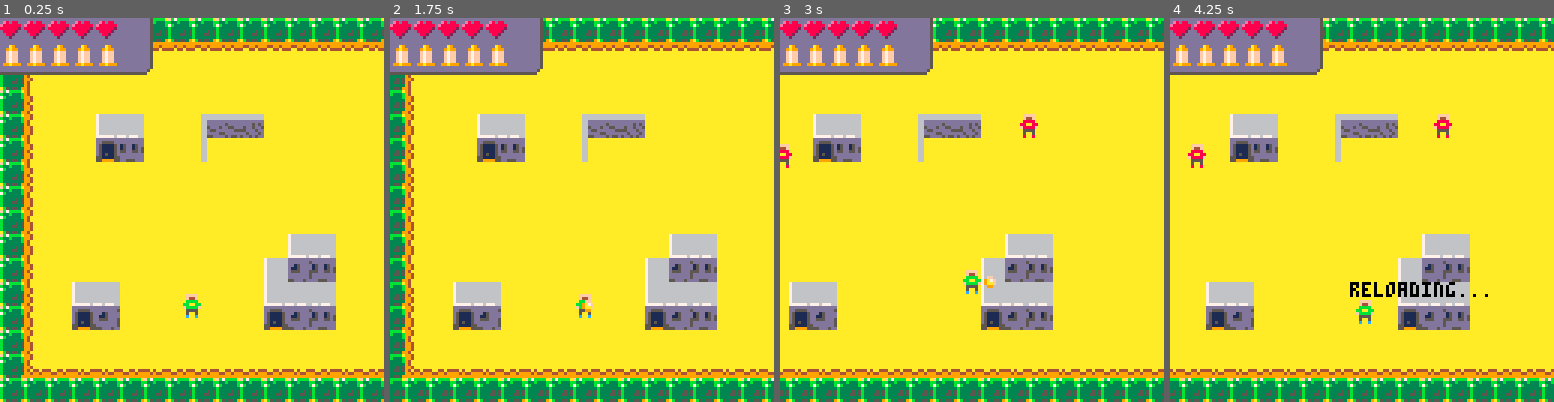
Above: before the commit, frames 1-4 (left to right).
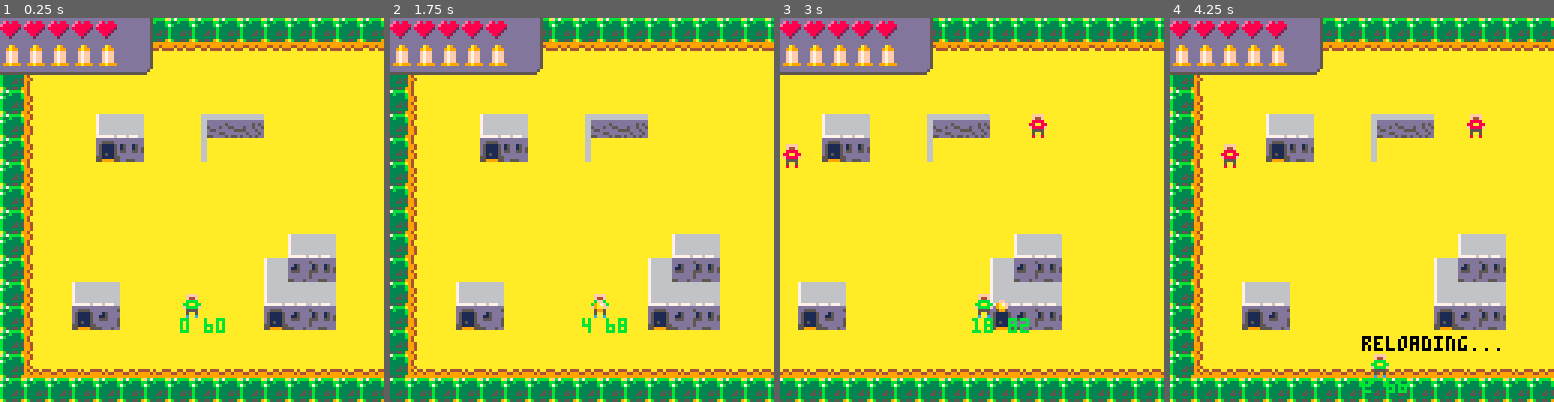
Above: after the commit, the same moments.

Repository: NinetiesPaul/PicoWest
Game: PICO-8 cartridge picowest.p8
Two runs of this game, one before a commit and one after it. Both use one fixed random seed, a clock stepped at 60 frames per second and the inputs below.
Inputs:
- Up to frame 1 (0.25 s): no input
- Up to frame 2 (1.75 s): tap X (X key) at 0.33, 1.07 s; tap O (Z key) at 0.7, 1.7 s; hold Right from 1.6 s (still down)
- Up to frame 3 (3 s): tap X (X key) at 1.85, 2.97 s; release Right at 2.1 s; tap O (Z key) at 2.1, 2.5, 2.9 s; hold Up 2.15-2.42 s; hold Right from 2.47 s (still down)
- Up to frame 4 (4.25 s): release Right at 3.03 s; hold Left 3.08-3.58 s; tap O (Z key) at 3.3, 3.7, 4.1 s; hold Down 3.63-3.97 s; hold Right from 4.02 s (still down); tap X (X key) at 4.08 s

The runs differ from the first frame. In frame 1, 0.2% of the frame differs, in the area x 46-59%, y 78-83%; in frame 2, 13%; in frame 3, 13%; in frame 4, 27%, in the area x 0-100%, y 0-100%.

Commit message:
further camera changes

Diff:
--- a/picowest.p8
+++ b/picowest.p8
@@ -7,7 +7,7 @@
  player.y = 92
  player.reloading = false
  player.sprite = 0
- player.speed = 1
+ player.speed = 2
  player.facing = "r"
  player.l=5 --lives
  player.b=6
@@ -118,10 +118,11 @@
   player.x,player.y-6,0)
  end
 
+ print(camx.." "..player.x,player.x,player.y+8,11)
+
 	foreach(bullet, draw_bullet)
  foreach(enemy, draw_enemy)
  foreach(enemy_b, draw_enemy_b)
-
 end
 
 function cnt()
@@ -246,7 +247,7 @@
   player.x -= player.speed
   player.facing = "l"
 
-  if (player.x>64) then
+  if (camx>0 and player.x<192) then
 	  camx -= player.speed
 	  gui_sx -= player.speed
 	  gui_bx -= player.speed
@@ -258,10 +259,12 @@
   player.x += player.speed
   player.facing = "r"
 
-  camx += player.speed
-  gui_sx += player.speed
-  gui_bx += player.speed
-  gui_lx += player.speed
+  if (player.x>64 and camx<128) then
+	  camx += player.speed
+	  gui_sx += player.speed
+	  gui_bx += player.speed
+	  gui_lx += player.speed
+  end
  end
 
  if btn(2) and player.mu then
@@ -685,20 +688,20 @@
 0000080808080000000000000000000000000000000000000000000000000000000000000000000000000000000000000000000000000000000000000000000000000000000000000000000000000000000000000000000000000000000000000000000000000000000000000000000000000000000000000000000000000000
 __map__
 3030303030303030303030303030303030303030303030303030303030303030ffffffffffffffffffffffffffffffffffffffffffffffffffffffffffffffffffffffffffffffffffffffffffffffffffffffffffffffffffffffffffffffffffffffffffffffffffffffffffffffffffffffffffffffffffffffffffffffff
-301d111413141314131413131314141314141413141314141413131314131314ffffffffffffffffffffffffffffffffffffffffffffffffffffffffffffffffffffffffffffffffffffffffffffffffffffffffffffffffffffffffffffffffffffffffffffffffffffffffffffffffffffffffffffffffffffffffffffffff
-30111e1010101010101010101010101010101010101010101010101010101010ffffffffffffffffffffffffffffffffffffffffffffffffffffffffffffffffffffffffffffffffffffffffffffffffffffffffffffffffffffffffffffffffffffffffffffffffffffffffffffffffffffffffffffffffffffffffffffffff
-3016101010101010101010101010101010101010101010101010101010101010ffffffffffffffffffffffffffffffffffffffffffffffffffffffffffffffffffffffffffffffffffffffffffffffffffffffffffffffffffffffffffffffffffffffffffffffffffffffffffffffffffffffffffffffffffffffffffffffff
-30151010090a1010070506101010101010101010101010101010101010101010ffffffffffffffffffffffffffffffffffffffffffffffffffffffffffffffffffffffffffffffffffffffffffffffffffffffffffffffffffffffffffffffffffffffffffffffffffffffffffffffffffffffffffffffffffffffffffffffff
-30161010191b1010081010101010101010101010101010101010101010101010ffffffffffffffffffffffffffffffffffffffffffffffffffffffffffffffffffffffffffffffffffffffffffffffffffffffffffffffffffffffffffffffffffffffffffffffffffffffffffffffffffffffffffffffffffffffffffffffff
-3016101010101010101010101010101010101010101010101010101010101010ffffffffffffffffffffffffffffffffffffffffffffffffffffffffffffffffffffffffffffffffffffffffffffffffffffffffffffffffffffffffffffffffffffffffffffffffffffffffffffffffffffffffffffffffffffffffffffffff
-3015101010101010101010101010101010101010101010101010101010101010ffffffffffffffffffffffffffffffffffffffffffffffffffffffffffffffffffffffffffffffffffffffffffffffffffffffffffffffffffffffffffffffffffffffffffffffffffffffffffffffffffffffffffffffffffffffffffffffff
-3015101010101010101010101010101010101010101010101010101010101010ffffffffffffffffffffffffffffffffffffffffffffffffffffffffffffffffffffffffffffffffffffffffffffffffffffffffffffffffffffffffffffffffffffffffffffffffffffffffffffffffffffffffffffffffffffffffffffffff
-301510101010101010101010090a101010101010101010101010101010101010ffffffffffffffffffffffffffffffffffffffffffffffffffffffffffffffffffffffffffffffffffffffffffffffffffffffffffffffffffffffffffffffffffffffffffffffffffffffffffffffffffffffffffffffffffffffffffffffff
-30161010101010101010100b0c0d101010101010101010101010101010101010ffffffffffffffffffffffffffffffffffffffffffffffffffffffffffffffffffffffffffffffffffffffffffffffffffffffffffffffffffffffffffffffffffffffffffffffffffffffffffffffffffffffffffffffffffffffffffffffff
-301610090a101010101010090a0a101010101010101010101010101010101010ffffffffffffffffffffffffffffffffffffffffffffffffffffffffffffffffffffffffffffffffffffffffffffffffffffffffffffffffffffffffffffffffffffffffffffffffffffffffffffffffffffffffffffffffffffffffffffffff
-301510191a1010101010101c1a1b101010101010101010101010101010101010ffffffffffffffffffffffffffffffffffffffffffffffffffffffffffffffffffffffffffffffffffffffffffffffffffffffffffffffffffffffffffffffffffffffffffffffffffffffffffffffffffffffffffffffffffffffffffffffff
-3015101010101010101010101010101010101010101010101010101010101010ffffffffffffffffffffffffffffffffffffffffffffffffffffffffffffffffffffffffffffffffffffffffffffffffffffffffffffffffffffffffffffffffffffffffffffffffffffffffffffffffffffffffffffffffffffffffffffffff
-3039373838373837373737373837383737373737373737373837373738383837ffffffffffffffffffffffffffffffffffffffffffffffffffffffffffffffffffffffffffffffffffffffffffffffffffffffffffffffffffffffffffffffffffffffffffffffffffffffffffffffffffffffffffffffffffffffffffffffff
+301d111413141314131413131314141314141413141314141413131314131330ffffffffffffffffffffffffffffffffffffffffffffffffffffffffffffffffffffffffffffffffffffffffffffffffffffffffffffffffffffffffffffffffffffffffffffffffffffffffffffffffffffffffffffffffffffffffffffffff
+30111e1010101010101010101010101010101010101010101010101010101030ffffffffffffffffffffffffffffffffffffffffffffffffffffffffffffffffffffffffffffffffffffffffffffffffffffffffffffffffffffffffffffffffffffffffffffffffffffffffffffffffffffffffffffffffffffffffffffffff
+3016101010101010101010101010101010101010101010101010101010090a30ffffffffffffffffffffffffffffffffffffffffffffffffffffffffffffffffffffffffffffffffffffffffffffffffffffffffffffffffffffffffffffffffffffffffffffffffffffffffffffffffffffffffffffffffffffffffffffffff
+30151010090a1010070506101010101010101010101010101010101010191b30ffffffffffffffffffffffffffffffffffffffffffffffffffffffffffffffffffffffffffffffffffffffffffffffffffffffffffffffffffffffffffffffffffffffffffffffffffffffffffffffffffffffffffffffffffffffffffffffff
+30161010191b1010081010101010101010101010101010101010101010101030ffffffffffffffffffffffffffffffffffffffffffffffffffffffffffffffffffffffffffffffffffffffffffffffffffffffffffffffffffffffffffffffffffffffffffffffffffffffffffffffffffffffffffffffffffffffffffffffff
+3016101010101010101010101010101010101010101010101010101010101030ffffffffffffffffffffffffffffffffffffffffffffffffffffffffffffffffffffffffffffffffffffffffffffffffffffffffffffffffffffffffffffffffffffffffffffffffffffffffffffffffffffffffffffffffffffffffffffffff
+3015101010101010101010101010101010101010101010101010101010101030ffffffffffffffffffffffffffffffffffffffffffffffffffffffffffffffffffffffffffffffffffffffffffffffffffffffffffffffffffffffffffffffffffffffffffffffffffffffffffffffffffffffffffffffffffffffffffffffff
+3015101010101010101010101010101010101010101010101010101010101030ffffffffffffffffffffffffffffffffffffffffffffffffffffffffffffffffffffffffffffffffffffffffffffffffffffffffffffffffffffffffffffffffffffffffffffffffffffffffffffffffffffffffffffffffffffffffffffffff
+301510101010101010101010090a101010101010101010101010101010101030ffffffffffffffffffffffffffffffffffffffffffffffffffffffffffffffffffffffffffffffffffffffffffffffffffffffffffffffffffffffffffffffffffffffffffffffffffffffffffffffffffffffffffffffffffffffffffffffff
+30161010101010101010100b0c0d101010101010101010101010101010101030ffffffffffffffffffffffffffffffffffffffffffffffffffffffffffffffffffffffffffffffffffffffffffffffffffffffffffffffffffffffffffffffffffffffffffffffffffffffffffffffffffffffffffffffffffffffffffffffff
+301610090a101010101010090a0a101010101010101010101010101010101030ffffffffffffffffffffffffffffffffffffffffffffffffffffffffffffffffffffffffffffffffffffffffffffffffffffffffffffffffffffffffffffffffffffffffffffffffffffffffffffffffffffffffffffffffffffffffffffffff
+301510191a1010101010101c1a1b101010101010101010101010101010101030ffffffffffffffffffffffffffffffffffffffffffffffffffffffffffffffffffffffffffffffffffffffffffffffffffffffffffffffffffffffffffffffffffffffffffffffffffffffffffffffffffffffffffffffffffffffffffffffff
+3015101010101010101010101010101010101010101010101010101010101030ffffffffffffffffffffffffffffffffffffffffffffffffffffffffffffffffffffffffffffffffffffffffffffffffffffffffffffffffffffffffffffffffffffffffffffffffffffffffffffffffffffffffffffffffffffffffffffffff
+3039373838373837373737373837383737373737373737373837373738383830ffffffffffffffffffffffffffffffffffffffffffffffffffffffffffffffffffffffffffffffffffffffffffffffffffffffffffffffffffffffffffffffffffffffffffffffffffffffffffffffffffffffffffffffffffffffffffffffff
 3030303030303030303030303030303030303030303030303030303030303030ffffffffffffffffffffffffffffffffffffffffffffffffffffffffffffffffffffffffffffffffffffffffffffffffffffffffffffffffffffffffffffffffffffffffffffffffffffffffffffffffffffffffffffffffffffffffffffffff
 29292929292929292929292929292929ffffffffffffffffffffffffffffffffffffffffffffffffffffffffffffffffffffffffffffffffffffffffffffffffffffffffffffffffffffffffffffffffffffffffffffffffffffffffffffffffffffffffffffffffffffffffffffffffffffffffffffffffffffffffffffffff
 29292929292929292929292929292929ffffffffffffffffffffffffffffffffffffffffffffffffffffffffffffffffffffffffffffffffffffffffffffffffffffffffffffffffffffffffffffffffffffffffffffffffffffffffffffffffffffffffffffffffffffffffffffffffffffffffffffffffffffffffffffffff
